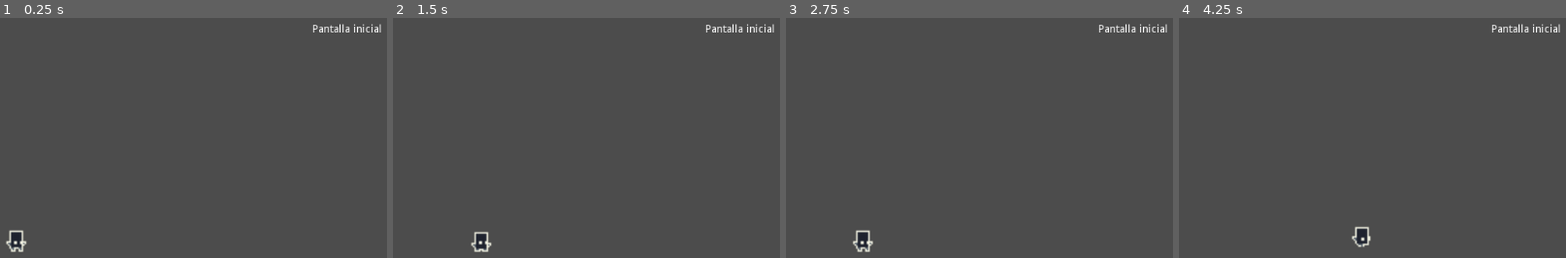
Above: before the commit, frames 1-4 (left to right).
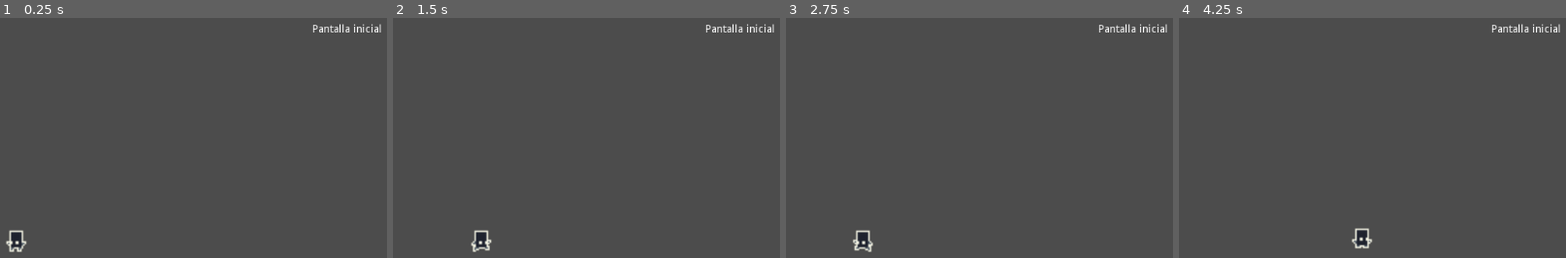
Above: after the commit, the same moments.

Repository: sennedjem/-unq-ipv-minion3
Game: Godot game, scene res://PantallaInicial/EscenaInicial.tscn
The game is run twice, just before and just after one commit, with the same random seed, the same clock (stepped at 60 frames per second) and the same inputs.
Inputs:
- Up to frame 1 (0.25 s): no input
- Up to frame 2 (1.5 s): tap Enter at 0.5 s; hold Right (ui_right) from 0.53 s (still down); tap Space (ui_select) at 0.77 s
- Up to frame 3 (2.75 s): tap Space (ui_select) at 1.52 s; release Right (ui_right) at 2.03 s; hold Left (ui_left) from 2.03 s (still down)
- Up to frame 4 (4.25 s): release Left (ui_left) at 2.78 s; hold Right (ui_right) from 2.78 s (still down); tap Space (ui_select) at 3.02, 3.77 s

The runs differ from the first frame. In frame 1, 0.1% of the frame differs, in the area x 2-7%, y 92-98%; in frame 2, 0.2%; in frame 3, 0.2%; in frame 4, 0.2%, in the area x 44-50%, y 86-96%.

Commit message:
se agrega personaje principal

Diff:
--- a/Personajes/Personaje.gd
+++ b/Personajes/Personaje.gd
@@ -16,6 +16,8 @@
 	get_input()
 
 	velocity.y += gravity * delta
+	if jumping:
+		$AnimatedSprite.play("salto")
 	if jumping and is_on_floor():
 		jumping = false
 	velocity = move_and_slide(velocity,Vector2(0, -1))
@@ -33,8 +35,11 @@
 	if right:
 		$AnimatedSprite.play("camina")
 		velocity.x += run_speed
+		$AnimatedSprite.flip_h = false
 	elif left:
 		$AnimatedSprite.play("camina")
+		print($AnimatedSprite.flip_h)
+		$AnimatedSprite.flip_h = true
 		velocity.x -= run_speed
 	else:
 		$AnimatedSprite.stop()
--- a/Personajes/Personaje.tscn
+++ b/Personajes/Personaje.tscn
@@ -6,12 +6,20 @@
 [ext_resource path="res://Personajes/pj8.png" type="Texture" id=4]
 [ext_resource path="res://Personajes/pj9.png" type="Texture" id=5]
 [ext_resource path="res://Personajes/Personaje.gd" type="Script" id=6]
+[ext_resource path="res://Personajes/pj7.png" type="Texture" id=7]
+[ext_resource path="res://Personajes/pj14.png" type="Texture" id=8]
+[ext_resource path="res://Personajes/pj4.png" type="Texture" id=9]
 
 [sub_resource type="SpriteFrames" id=1]
 animations = [ {
 "frames": [ ExtResource( 2 ), ExtResource( 4 ), ExtResource( 5 ), ExtResource( 3 ), ExtResource( 1 ) ],
 "loop": true,
 "name": "camina",
+"speed": 5.0
+}, {
+"frames": [ ExtResource( 2 ), ExtResource( 9 ), ExtResource( 8 ), ExtResource( 7 ) ],
+"loop": true,
+"name": "salto",
 "speed": 5.0
 } ]
 
@@ -25,6 +33,8 @@
 scale = Vector2( 2, 2 )
 frames = SubResource( 1 )
 animation = "camina"
+speed_scale = 2.0
+flip_h = true
 
 [node name="CollisionShape2D" type="CollisionShape2D" parent="."]
 position = Vector2( 0.793701, 1.98425 )
Not shown: 1 places in Personajes/Personaje.tscn that only renumber resources
